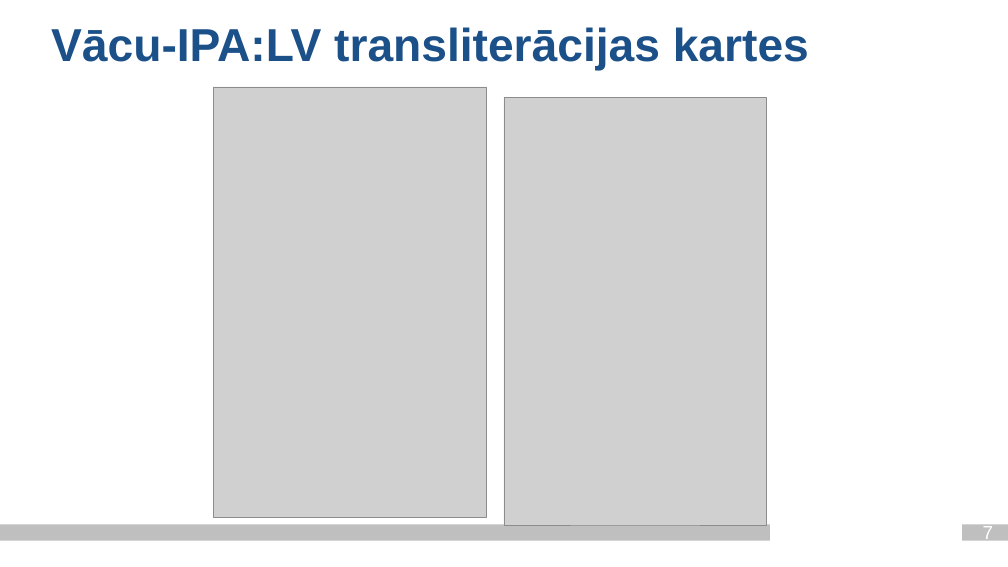
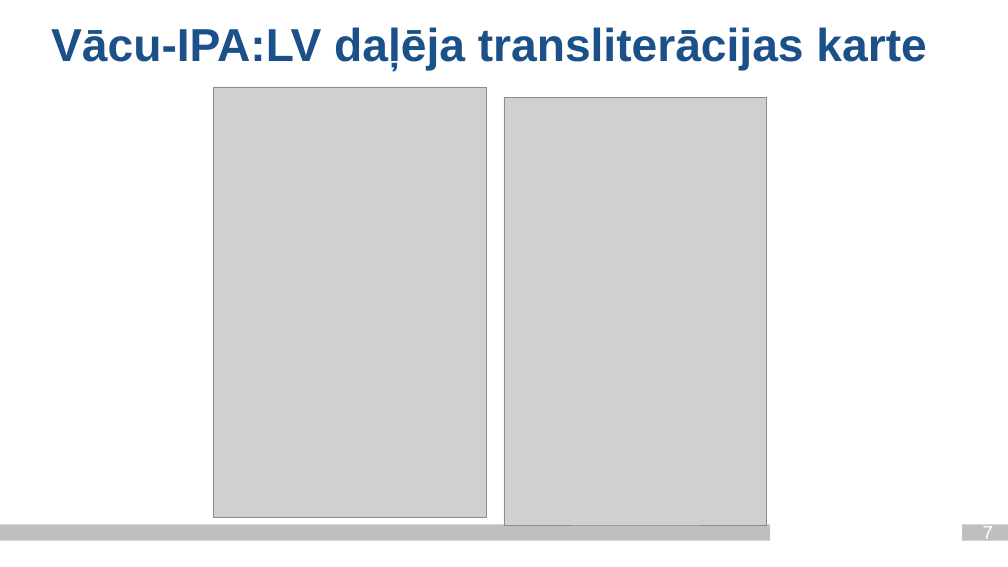
Before and after one commit to Paddlebear/valteh-ipa-translit, a slide deck: slide 7 of docs/valodasprez_2_ag21201_je21033.pptx. Drawn at 1008x567 pixels with LibreOffice and Linux fonts; fonts in the diff are those of the drawing; grey boxes stand for pictures; background and template pictures are left out. Boxes give left, top, right and bottom in pixels: in the first picture for what was removed or moved away, otherwise in the second. Text is boxed around its words. In the diff, an @@ line names an element or a change of style, - is before the commit and + after.

```diff
--- a/docs/valodasprez_2_ag21201_je21033.pptx
+++ b/docs/valodasprez_2_ag21201_je21033.pptx
@@ title at (51, 27, 926, 71): text changed @@
-Vācu-IPA:LV transliterācijas kartes
+Vācu-IPA:LV daļēja transliterācijas karte
```
Also in this commit, not shown: 5 other slides changed.
